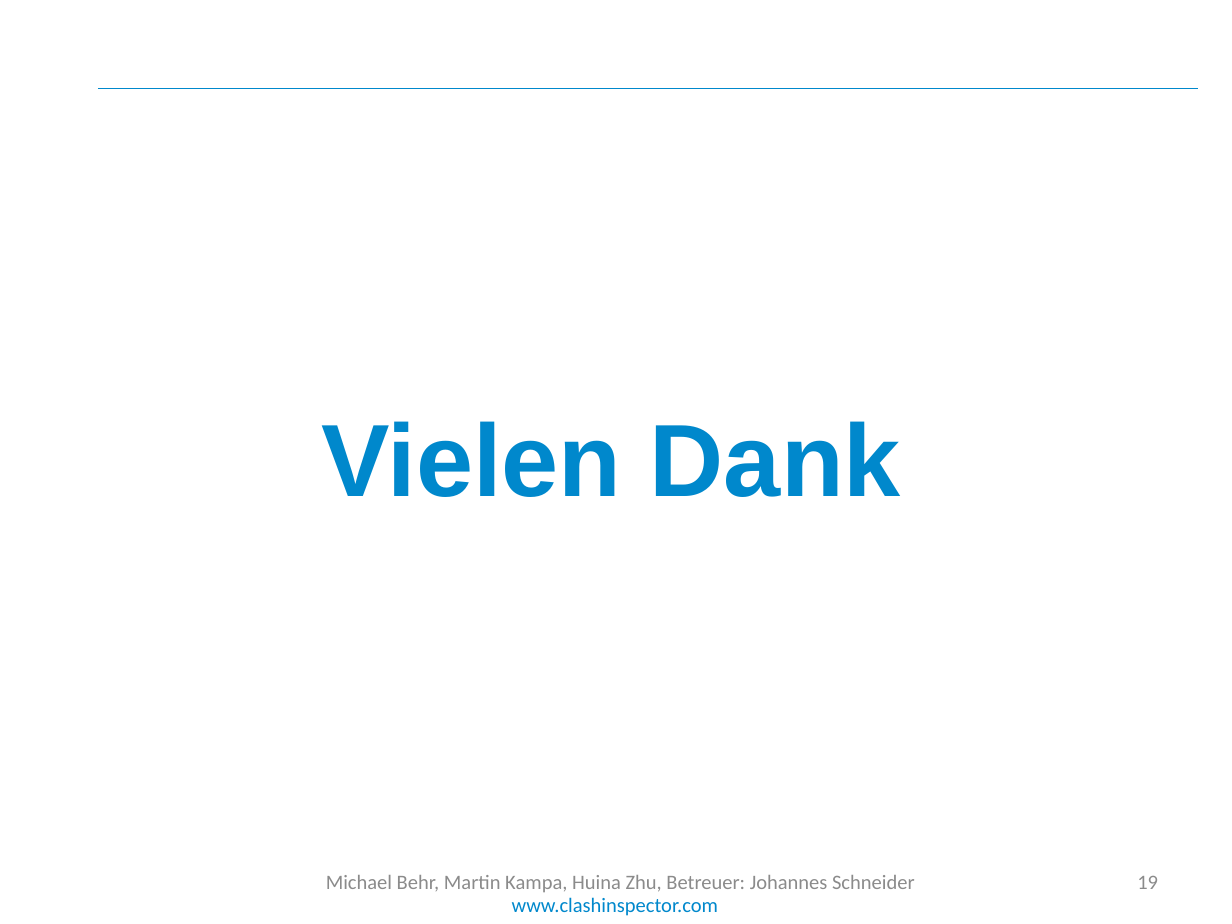
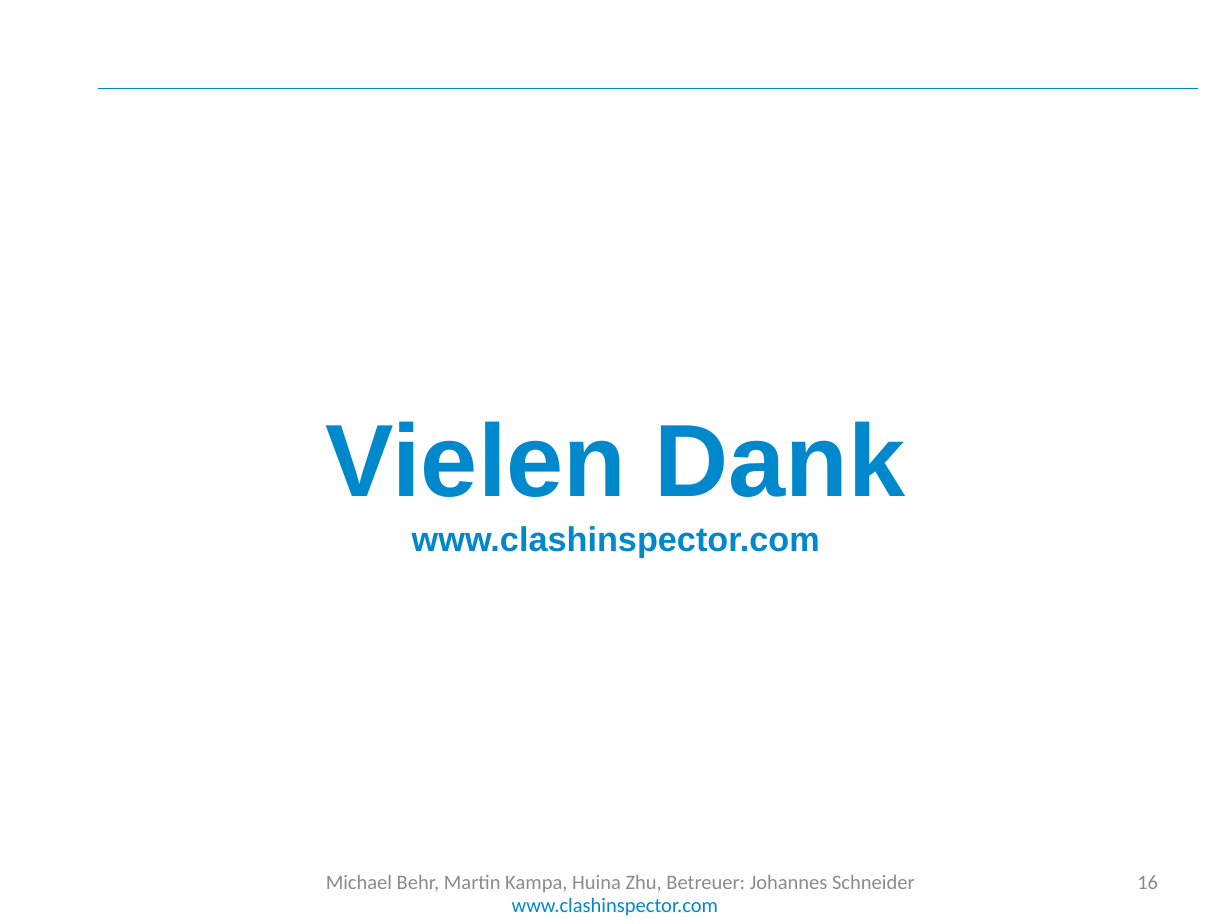
Before and after one commit to cedarsoft/clashinspector.com, a slide deck: slide 16 of presentation/Jahresprojekt Zwischenpräsentation.pptx (slide 19 before the commit). Drawn at 1232x924 pixels with LibreOffice and Linux fonts; fonts in the diff are those of the drawing; background and template pictures are left out. Boxes give left, top, right and bottom in pixels: in the first picture for what was removed or moved away, otherwise in the second. Text is boxed around its words. In the diff, an @@ line names an element or a change of style, - is before the commit and + after.

```diff
--- a/presentation/Jahresprojekt Zwischenpräsentation.pptx
+++ b/presentation/Jahresprojekt Zwischenpräsentation.pptx
@@ text at (326, 421, 906, 497): alignment left to centre @@
@@ text at (412, 526, 820, 557): paragraph added @@
+www.clashinspector.com
@@ page number at (1137, 875, 1158, 889): text changed @@
-19
+16
```
Also in this commit, not shown: 10 other slides changed, 2 slides added, 20 other files.
